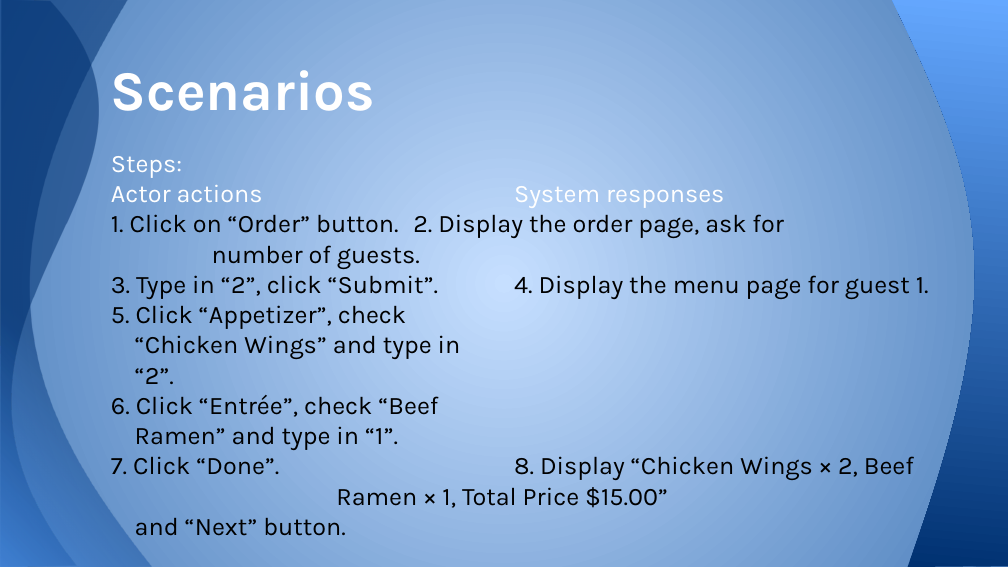
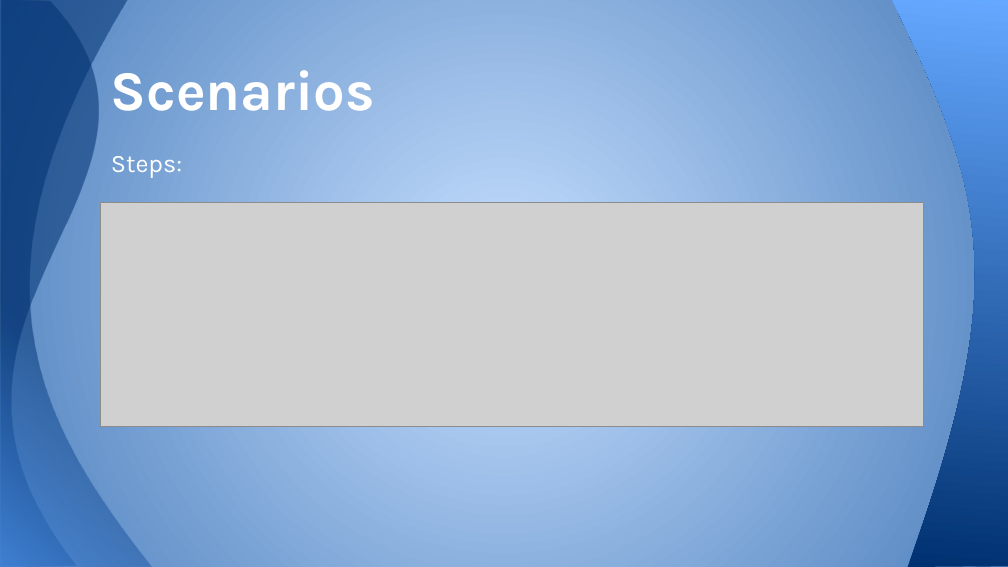
Before and after one commit to ruicsc/CSC640-Project, a slide deck: slide 16 of Project Part I.pptx (slide 17 before the commit). Drawn at 1008x567 pixels with LibreOffice and Linux fonts; fonts in the diff are those of the drawing; grey boxes stand for pictures. Boxes give left, top, right and bottom in pixels: in the first picture for what was removed or moved away, otherwise in the second. Text is boxed around its words. In the diff, an @@ line names an element or a change of style, - is before the commit and + after.

Commit message:
Updated PPT.

```diff
--- a/Project Part I.pptx
+++ b/Project Part I.pptx
@@ picture added at box(101, 203, 924, 426) @@
@@ text at box(111, 185, 929, 536): paragraphs removed @@
-Actor actions System responses
-1. Click on “Order” button. 2. Display the order page, ask for number of guests.
-3. Type in “2”, click “Submit”. 4. Display the menu page for guest 1.
-5. Click “Appetizer”, check
-“Chicken Wings” and type in
-“2”.
-6. Click “Entrée”, check “Beef
-Ramen” and type in “1”.
-7. Click “Done”. 8. Display “Chicken Wings × 2, Beef Ramen × 1, Total Price $15.00” and “Next” button.
```
Also in this commit, not shown: 4 other slides changed, 4 slides added, 2 slides removed.
